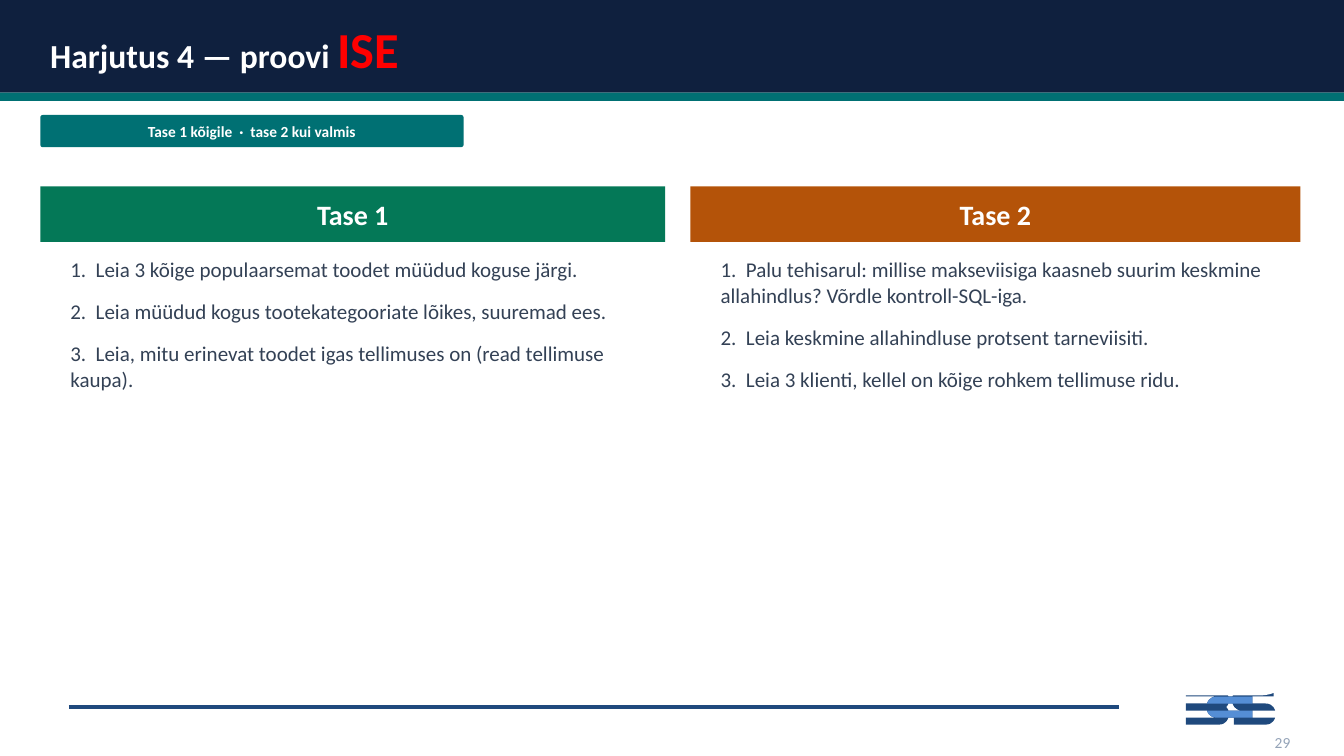
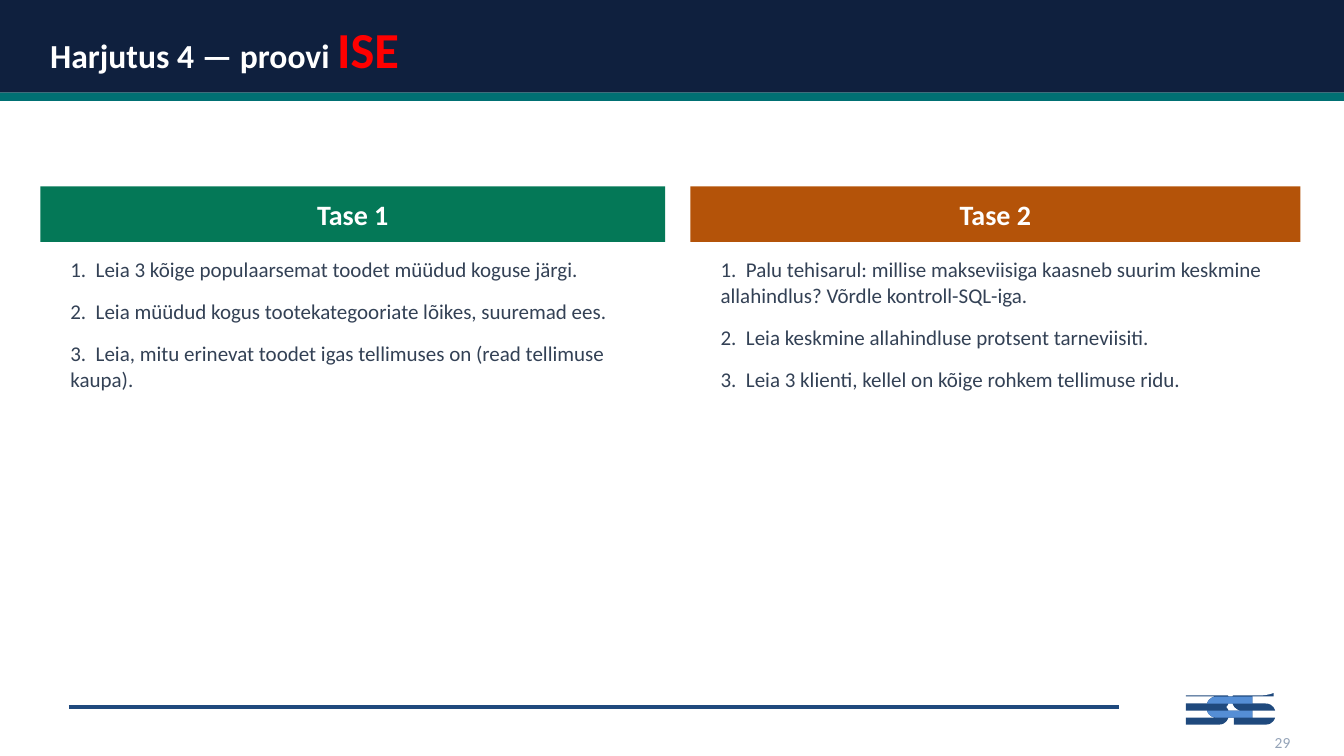
Before and after one commit to emilieabel/andmetarkus, a slide deck: slide 22 of Materjalid/Day8 SQL/8-paev-andmetarkus-esitlus.pptx (slide 21 before the commit). Drawn at 1344x756 pixels with LibreOffice and Linux fonts; fonts in the diff are those of the drawing. Boxes give left, top, right and bottom in pixels: in the first picture for what was removed or moved away, otherwise in the second. Text is boxed around its words. In the diff, an @@ line names an element or a change of style, - is before the commit and + after.

```diff
--- a/Materjalid/Day8 SQL/8-paev-andmetarkus-esitlus.pptx
+++ b/Materjalid/Day8 SQL/8-paev-andmetarkus-esitlus.pptx
@@ rounded rectangle removed at [40, 115, 464, 147] @@
@@ text removed at [148, 126, 356, 140] @@
-Tase 1 kõigile · tase 2 kui valmis
```
Also in this commit, not shown: 6 other slides changed, 2 slides added, 1 slide removed, 6 other files.
